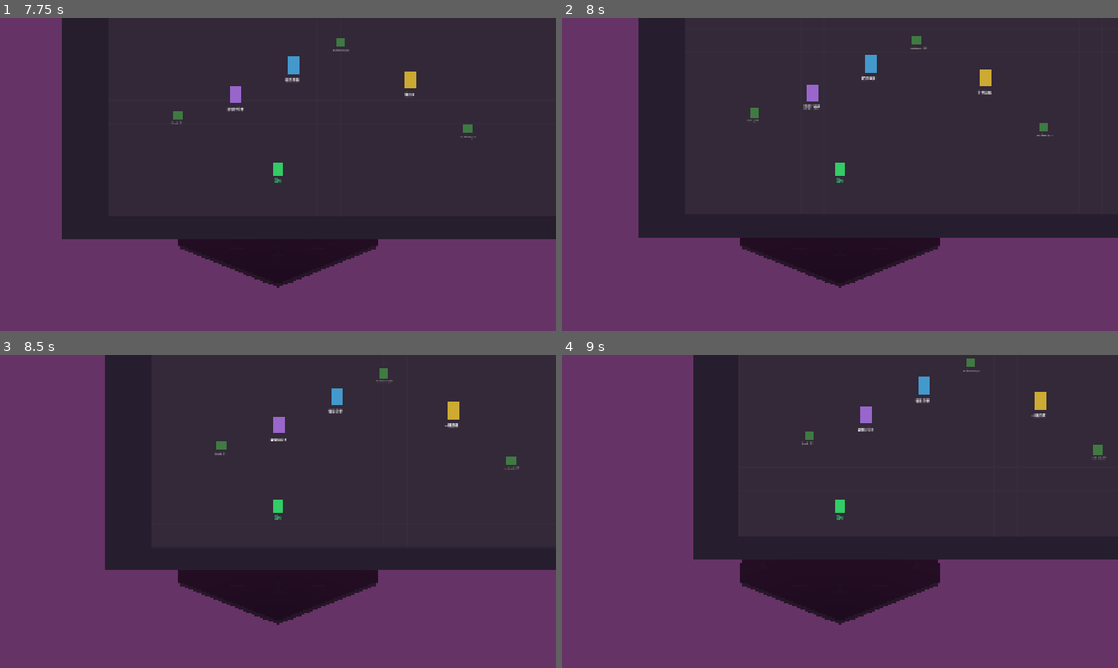
Above: before the commit, frames 1-4 (two rows, left to right).
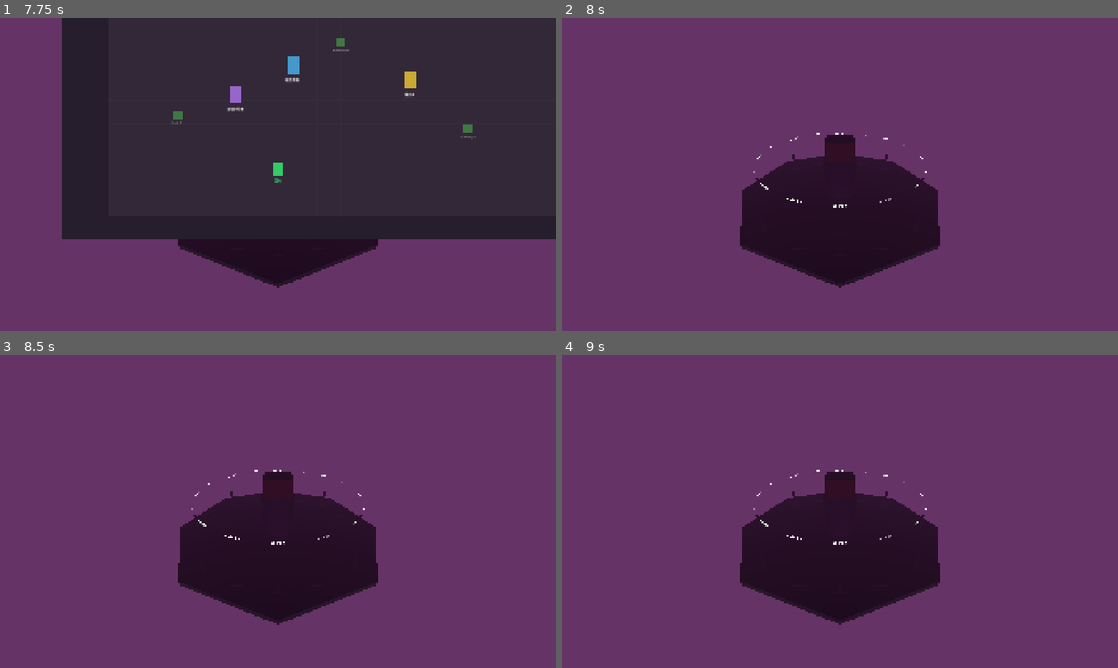
Above: after the commit, the same moments.

Repository: Luguoyn/dangan-AI
Game: Godot game, scene res://scenes/main.tscn
Two runs of this game, one before a commit and one after it. Both use one fixed random seed, a clock stepped at 60 frames per second and the inputs below.
Inputs (mouse positions are in pixels of both pictures, inside the frame that each line leads up to):
- Up to frame 1 (7.75 s): tap Enter (confirm) at 0.5 s; move the mouse to (400, 158) at 0.52 s; hold D (move_right) 0.53-1.28 s; hold Enter (confirm) 0.53-1.28 s; click (400, 158) at 0.67 s; move the mouse to (166, 190) at 1.27 s; hold S (move_down) 1.28-2.03 s; click (166, 190) at 1.35 s; move the mouse to (333, 105) at 2.02 s; hold D (move_right) 2.03-2.78 s; hold E (interact) 2.03-2.78 s; move the mouse to (250, 237) at 2.77 s; hold W (move_up) 2.78-3.53 s; tap Tab (open_evidence_ring) at 2.85 s; click (250, 237) at 2.92 s; move the mouse to (444, 221) at 3.52 s; hold Space (slash) 3.53-4.28 s; hold A (move_left) 3.53-5.03 s; move the mouse to (111, 127) at 4.27 s; tap B at 4.35 s; move the mouse to (305, 174) at 5.02 s; hold S (move_down) 5.03-5.78 s; tap R at 5.1 s; click (305, 174) at 5.17 s; move the mouse to (194, 96) at 5.77 s; hold D (move_right) 5.78-6.53 s; tap H at 5.85 s; move the mouse to (400, 158) at 6.52 s; hold W (move_up) 6.53-7.28 s; tap C at 6.6 s; move the mouse to (166, 190) at 7.27 s; hold D (move_right) from 7.28 s (still down); tap T at 7.35 s; click (166, 190) at 7.42 s
- Up to frame 2 (8 s): keep holding D (move_right)
- Up to frame 3 (8.5 s): move the mouse to (333, 442) at 8.02 s; release D (move_right) at 8.03 s; hold S (move_down) from 8.03 s (still down); hold Enter (confirm) from 8.03 s (still down)
- Up to frame 4 (9 s): move the mouse to (812, 574) at 8.77 s; release S (move_down) at 8.78 s; release Enter (confirm) at 8.78 s; hold A (move_left) from 8.78 s (still down); click (812, 574) at 8.85 s

Frame 1 is identical in both runs. In frame 2, 56% of the frame differs, in the area x 13-100%, y 0-71%; in frame 3, 51%; in frame 4, 46%.

Commit message:
fix: 场景切换时隐藏整个2D世界(_world.hide/show)

Diff:
--- a/scripts/main_game.gd
+++ b/scripts/main_game.gd
@@ -194,10 +194,16 @@
 				EventBus.dialogue_show.disconnect(_dialogue_box._on_dialogue_show)
 		if _choice_panel:
 			_choice_panel.hide()
+		if _screen_effects:
+			_screen_effects.hide()
+		if _world:
+			_world.hide()
 	else:
 		_ui_active = true
 		if _dialogue_box and not EventBus.dialogue_show.is_connected(_dialogue_box._on_dialogue_show):
 			EventBus.dialogue_show.connect(_dialogue_box._on_dialogue_show)
+		if _world:
+			_world.show()
 
 func _on_npc_interacted(char_id: String) -> void:
 	print("[NPC] 与 %s 对话" % char_id)
